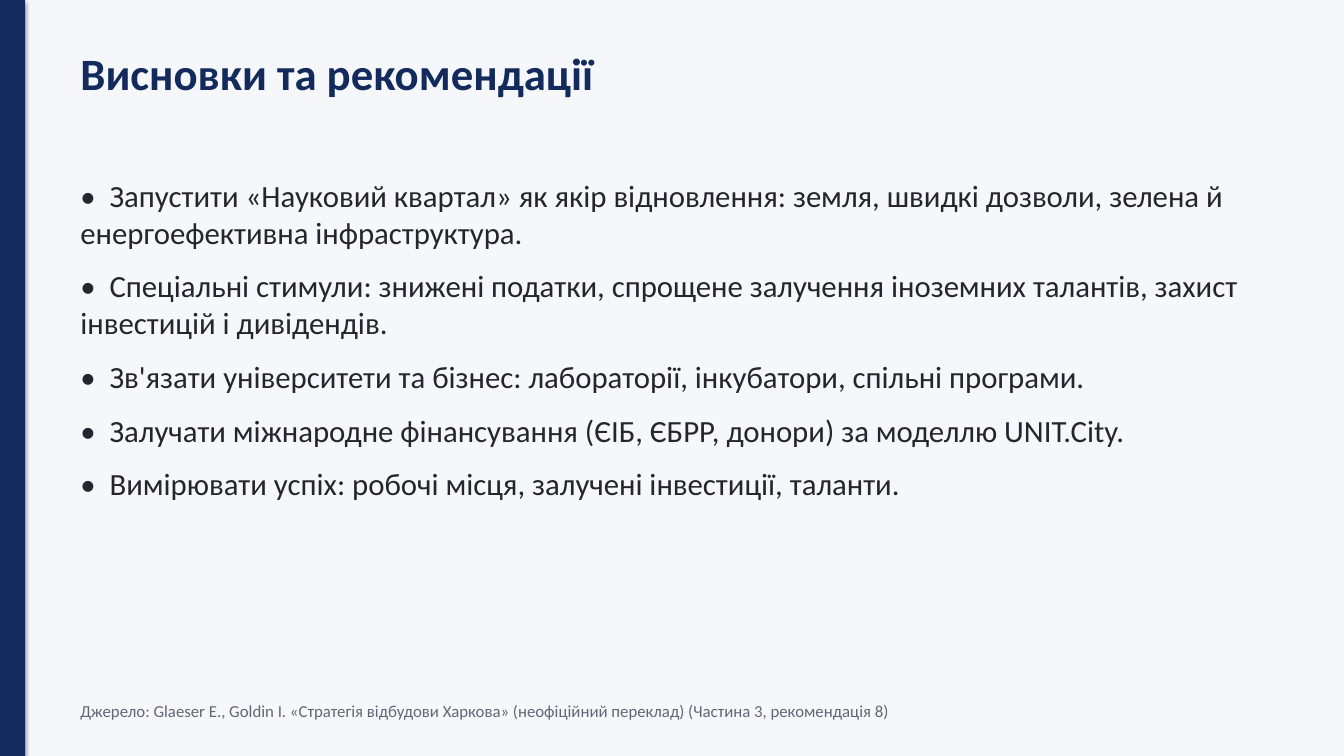
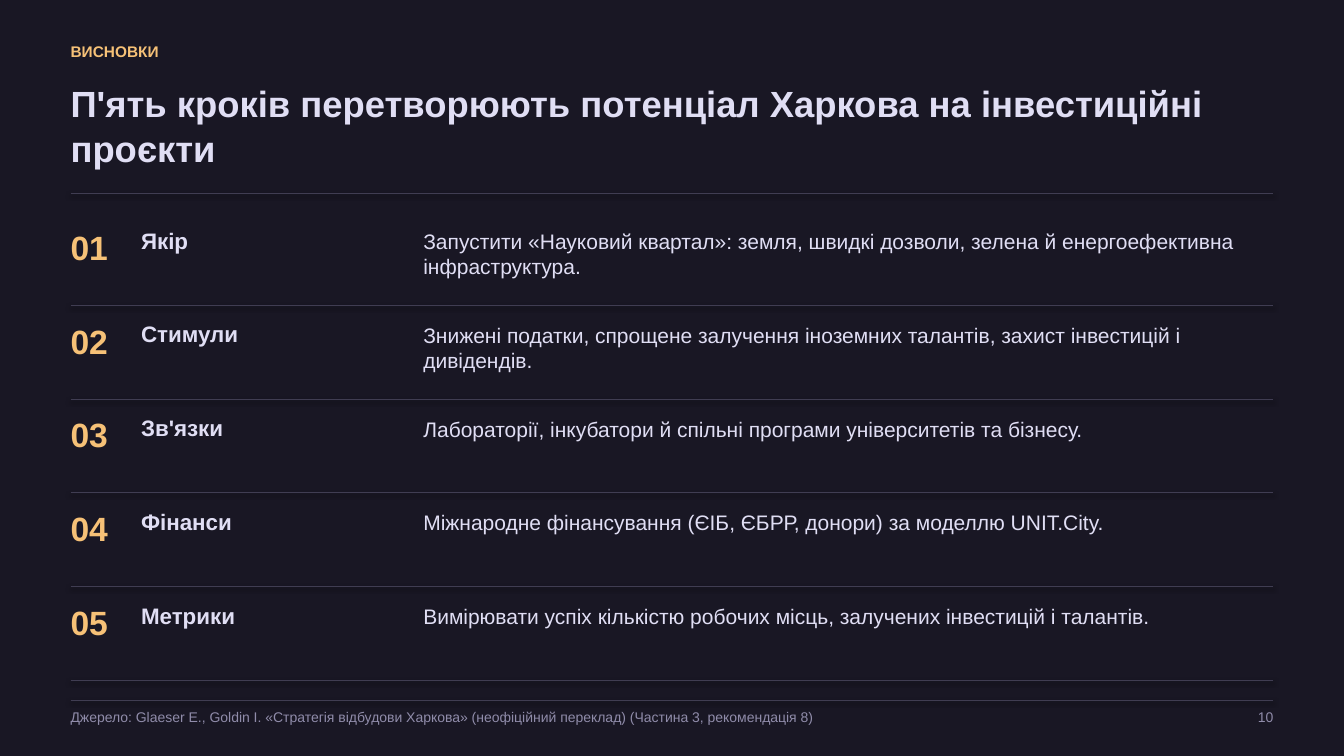
Before and after one commit to tak0dan/Kohana_Notion_Tasks, a slide deck: slide 10 of tasks/2026-11-16_Харків_інноваційний_потенціал/2026-11-16_Харків_інноваційний_та_інвестиційний_потенціал.pptx. Drawn at 1344x756 pixels with LibreOffice and Linux fonts; fonts in the diff are those of the drawing. Boxes give left, top, right and bottom in pixels: in the first picture for what was removed or moved away, otherwise in the second. Text is boxed around its words. In the diff, an @@ line names an element or a change of style, - is before the commit and + after.

```diff
--- a/tasks/2026-11-16_Харків_інноваційний_потенціал/2026-11-16_Харків_інноваційний_та_інвестиційний_потенціал.pptx
+++ b/tasks/2026-11-16_Харків_інноваційний_потенціал/2026-11-16_Харків_інноваційний_та_інвестиційний_потенціал.pptx
@@ background #F6F7FA to #191724 @@
@@ rectangle removed at box(0, 0, 25, 756) @@
@@ text added at box(71, 46, 159, 57), 11 pt, text #F6C177, bold @@
+ВИСНОВКИ
@@ text at box(71, 90, 1202, 170): text changed; size 32 to 26 pt; font Calibri to Arial; text colour #122B5C to #E0DEF4 @@
-Висновки та рекомендації
+П'ять кроків перетворюють потенціал Харкова на інвестиційні проєкти
@@ line added from (71, 194) to (1273, 194), #403D52 0.75 pt @@
@@ text removed at box(80, 186, 1237, 500) @@
-• Запустити «Науковий квартал» як якір відновлення: земля, швидкі дозволи, зелена й енергоефективна інфраструктура.
-• Спеціальні стимули: знижені податки, спрощене залучення іноземних талантів, захист інвестицій і дивідендів.
-• Зв'язати університети та бізнес: лабораторії, інкубатори, спільні програми.
-• Залучати міжнародне фінансування (ЄІБ, ЄБРР, донори) за моделлю UNIT.City.
-• Вимірювати успіх: робочі місця, залучені інвестиції, таланти.
@@ text added at box(71, 236, 108, 261), 24 pt, text #F6C177, bold @@
+01
@@ text added at box(141, 232, 188, 254), 16 pt, text #E0DEF4, bold @@
+Якір
@@ text added at box(423, 233, 1233, 279), 15 pt, text #E0DEF4 @@
+Запустити «Науковий квартал»: земля, швидкі дозволи, зелена й енергоефективна інфраструктура.
@@ line added from (71, 306) to (1273, 306), #403D52 0.75 pt @@
@@ text added at box(141, 326, 238, 347), 16 pt, text #E0DEF4, bold @@
+Стимули
@@ text added at box(423, 327, 1181, 372), 15 pt, text #E0DEF4 @@
+Знижені податки, спрощене залучення іноземних талантів, захист інвестицій і дивідендів.
@@ text added at box(71, 330, 108, 355), 24 pt, text #F6C177, bold @@
+02
@@ line added from (71, 399) to (1273, 399), #403D52 0.75 pt @@
@@ text added at box(71, 423, 108, 448), 24 pt, text #F6C177, bold @@
+03
@@ text added at box(141, 420, 223, 437), 16 pt, text #E0DEF4, bold @@
+Зв'язки
@@ text added at box(423, 421, 1082, 441), 15 pt, text #E0DEF4 @@
+Лабораторії, інкубатори й спільні програми університетів та бізнесу.
@@ line added from (71, 493) to (1273, 493), #403D52 0.75 pt @@
@@ text added at box(71, 517, 108, 542), 24 pt, text #F6C177, bold @@
+04
@@ text added at box(141, 513, 232, 530), 16 pt, text #E0DEF4, bold @@
+Фінанси
@@ text added at box(423, 514, 1104, 535), 15 pt, text #E0DEF4 @@
+Міжнародне фінансування (ЄІБ, ЄБРР, донори) за моделлю UNIT.City.
@@ line added from (71, 587) to (1273, 587), #403D52 0.75 pt @@
@@ text added at box(71, 611, 108, 636), 24 pt, text #F6C177, bold @@
+05
@@ text added at box(141, 608, 235, 629), 16 pt, text #E0DEF4, bold @@
+Метрики
@@ text added at box(423, 608, 1149, 629), 15 pt, text #E0DEF4 @@
+Вимірювати успіх кількістю робочих місць, залучених інвестицій і талантів.
@@ line added from (71, 681) to (1273, 681), #403D52 0.75 pt @@
@@ text "Джерело: Glaeser E., Goldin I. ...": place and size @@
-text "Джерело: Glaeser E., Goldin I. ..." at box(80, 705, 889, 720)
+text "Джерело: Glaeser E., Goldin I. ..." at box(71, 711, 813, 725)
@@ text "Джерело: Glaeser E., Goldin I. ..." at box(71, 711, 813, 725): size 12 to 10 pt, font Calibri to Arial, text colour #5F6876 to #908CAA @@
@@ line added from (71, 701) to (1273, 701), #403D52 0.75 pt @@
@@ text added at box(1258, 712, 1274, 722), 10 pt, text #908CAA @@
+10
```
Also in this commit, not shown: 6 other slides changed, 4 slides added, 4 slides removed, 3 other files.
